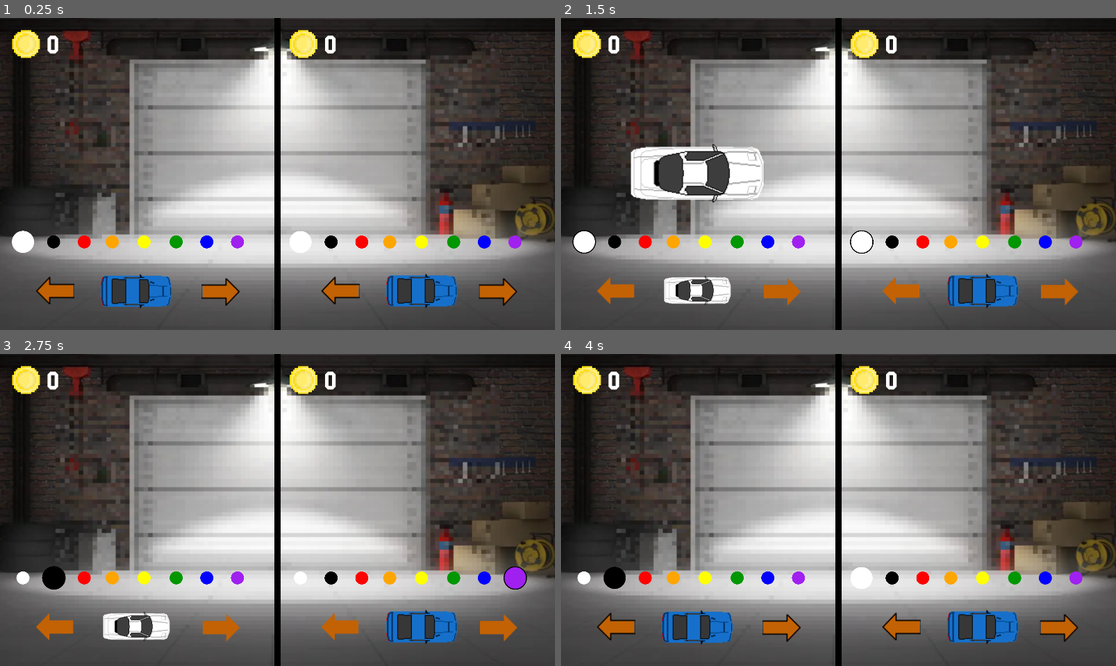
Above: before the commit, frames 1-4 (two rows, left to right).
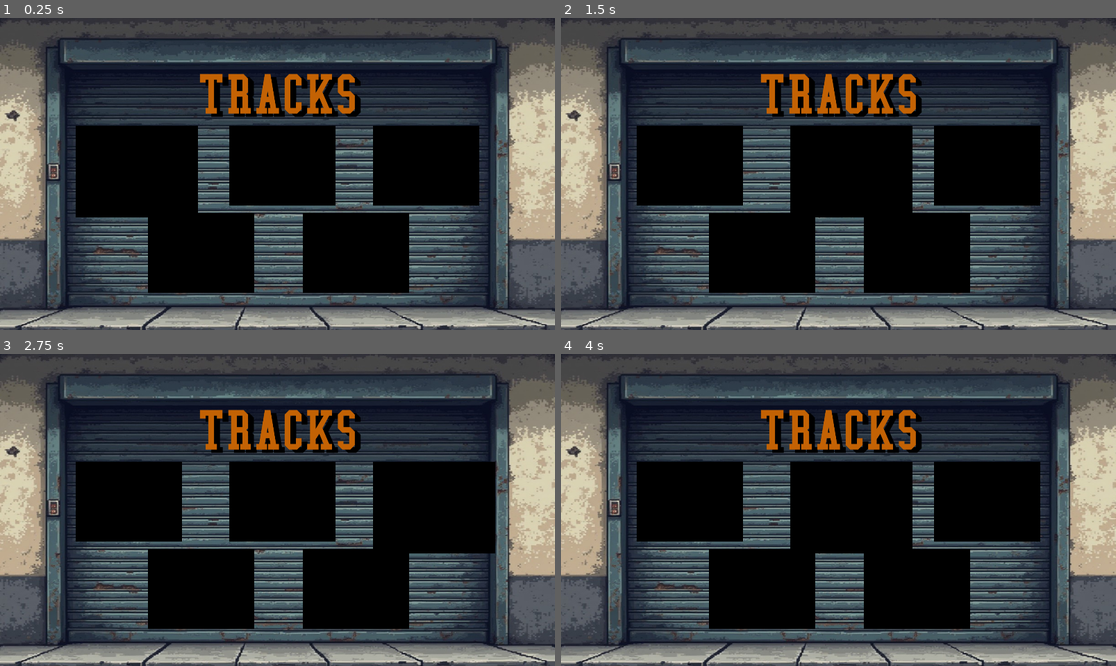
Above: after the commit, the same moments.

Repository: RoboFox031/BlazeShift
Game: Godot game, scene res://Scenes/UI/track_selection.tscn
The game is run twice, just before and just after one commit, with the same random seed, the same clock (stepped at 60 frames per second) and the same inputs. Before the commit the project starts from res://Scenes/UI/shop.tscn.
Inputs:
- Up to frame 1 (0.25 s): no input
- Up to frame 2 (1.5 s): tap Enter at 0.5 s; hold D (p1_right) 0.53-1.28 s; tap O (p1_start) at 0.6, 1.25 s; hold S (p1_down) from 1.28 s (still down); tap Down (p2_down) at 1.35 s
- Up to frame 3 (2.75 s): tap O (p1_start) at 2 s; release S (p1_down) at 2.03 s; hold D (p1_right) from 2.03 s (still down); tap Left (p2_left) at 2.1 s
- Up to frame 4 (4 s): tap O (p1_start) at 2.75, 3.5 s; release D (p1_right) at 2.78 s; hold W (p1_up) 2.78-3.53 s; tap Right (p2_right) at 2.85 s; hold A (p1_left) from 3.53 s (still down); tap Up (p2_up) at 3.6 s

The runs differ from the first frame. In frame 1, 91% of the frame differs, in the area x 0-100%, y 0-100%; in frame 2, 91%; in frame 3, 91%; in frame 4, 91%.

Commit message:
Added track selection screen
**still needs functionality and preview sprites

Diff:
--- a/Scenes/UI/titleScreen.tscn
+++ b/Scenes/UI/titleScreen.tscn
@@ -7,7 +7,7 @@
 [node name="TitleScreen" type="Node2D"]
 script = ExtResource("1_iq0ie")
 
-[node name="Sprite2D" type="Sprite2D" parent="."]
+[node name="background" type="Sprite2D" parent="."]
 position = Vector2(960, 540)
 scale = Vector2(1.57895, 1.29808)
 texture = ExtResource("1_jy4yn")
--- /dev/null
+++ b/Scenes/UI/track_selection.tscn
@@ -0,0 +1,65 @@
+[gd_scene load_steps=4 format=3 uid="uid://1xynnh7uivln"]
+
+[ext_resource type="Script" path="res://Scripts/UI/trackSelection.gd" id="1_orx78"]
+[ext_resource type="Texture2D" uid="uid://c1gax1lttiuyu" path="res://Assets/Sprites/UI/titleScreenBackground.png" id="2_cmn5v"]
+[ext_resource type="FontFile" uid="uid://du1ji46cwnufr" path="res://Assets/Fonts/college/collegec.ttf" id="3_x4n2t"]
+
+[node name="trackSelection" type="Node2D"]
+script = ExtResource("1_orx78")
+
+[node name="background" type="Sprite2D" parent="."]
+position = Vector2(960, 540)
+scale = Vector2(1.57895, 1.29808)
+texture = ExtResource("2_cmn5v")
+metadata/_edit_lock_ = true
+
+[node name="titleLabel" type="Label" parent="."]
+offset_right = 1920.0
+offset_bottom = 529.0
+size_flags_horizontal = 0
+theme_override_colors/font_color = Color(0.765026, 0.384565, 0.0148376, 1)
+theme_override_colors/font_shadow_color = Color(0, 0, 0, 1)
+theme_override_constants/shadow_offset_x = 20
+theme_override_constants/shadow_offset_y = 11
+theme_override_fonts/font = ExtResource("3_x4n2t")
+theme_override_font_sizes/font_size = 200
+text = "TRACKS
+"
+horizontal_alignment = 1
+vertical_alignment = 1
+metadata/_edit_lock_ = true
+
+[node name="mapOne" type="ColorRect" parent="."]
+offset_left = 262.0
+offset_top = 374.0
+offset_right = 629.5
+offset_bottom = 649.0
+color = Color(0, 0, 0, 1)
+
+[node name="mapTwo" type="ColorRect" parent="."]
+offset_left = 794.0
+offset_top = 374.0
+offset_right = 1161.5
+offset_bottom = 649.0
+color = Color(0, 0, 0, 1)
+
+[node name="mapThree" type="ColorRect" parent="."]
+offset_left = 1291.0
+offset_top = 374.0
+offset_right = 1658.5
+offset_bottom = 649.0
+color = Color(0, 0, 0, 1)
+
+[node name="mapFour" type="ColorRect" parent="."]
+offset_left = 512.0
+offset_top = 676.0
+offset_right = 879.5
+offset_bottom = 951.0
+color = Color(0, 0, 0, 1)
+
+[node name="mapFive" type="ColorRect" parent="."]
+offset_left = 1048.0
+offset_top = 676.0
+offset_right = 1415.5
+offset_bottom = 951.0
+color = Color(0, 0, 0, 1)
--- /dev/null
+++ b/Scripts/UI/trackSelection.gd
@@ -0,0 +1,41 @@
+extends UI
+class_name trackSelection
+
+@onready var mapOne = $mapOne
+@onready var mapTwo = $mapTwo
+@onready var mapThree = $mapThree
+@onready var mapFour = $mapFour
+@onready var mapFive = $mapFive
+
+var maps: Array
+
+var selected = 0
+
+func _ready() -> void:
+	maps = [mapOne, mapTwo, mapThree, mapFour, mapFive]
+	_updateMapSelected(maps[selected])
+
+func _process(delta: float) -> void:
+	if Input.is_action_just_pressed("p1_right"):
+		if selected + 1 < len(maps):
+			selected += 1
+		else:
+			selected = 0
+		_updateMapSelected(maps[selected])
+		print(selected)
+	elif Input.is_action_just_pressed("p1_left"):
+		if selected - 1 >= 0:
+			selected -= 1
+		else:
+			selected = len(maps) - 1
+		_updateMapSelected(maps[selected])
+		print(selected)
+
+func _updateMapSelected(map):
+	for m in maps:
+		if m == map: ###Change this later when I have map preveiw sprites
+			m.scale.x = 1.15
+			m.scale.y = 1.15
+		else:
+			m.scale.x = 1
+			m.scale.y = 1
--- a/project.godot
+++ b/project.godot
@@ -11,7 +11,7 @@
 [application]
 
 config/name="Blaze Shift"
-run/main_scene="res://Scenes/UI/shop.tscn"
+run/main_scene="res://Scenes/UI/track_selection.tscn"
 config/features=PackedStringArray("4.3", "GL Compatibility")
 config/icon="res://icon.svg"
 
